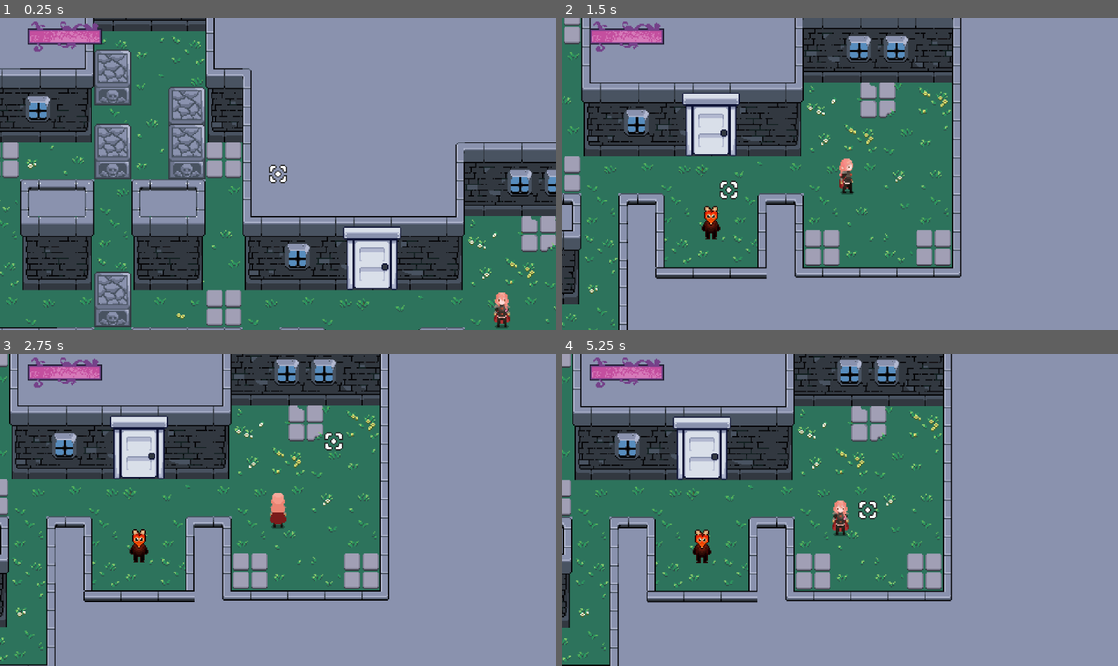
Above: before the commit, frames 1-4 (two rows, left to right).
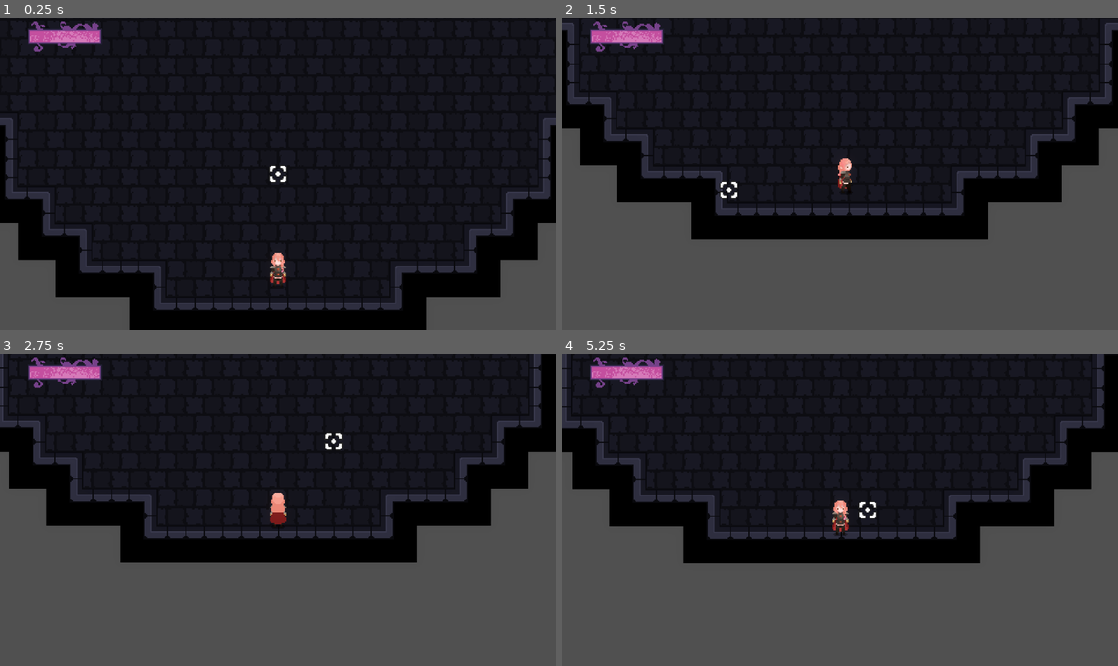
Above: after the commit, the same moments.

Repository: scorpion-bits/gamelab-sesc
Game: Godot game, scene res://core/game_root/game_root.tscn
The game is run twice, just before and just after one commit, with the same random seed, the same clock (stepped at 60 frames per second) and the same inputs. Sound files missing from this copy of the repository are replaced by a short silence.
Inputs (mouse positions are in pixels of both pictures, inside the frame that each line leads up to):
- Up to frame 1 (0.25 s): no input
- Up to frame 2 (1.5 s): move the mouse to (962, 158) at 0.52 s; tap A (A) at 0.6 s; tap D (D) at 0.8, 1.35 s; move the mouse to (728, 189) at 1.27 s
- Up to frame 3 (2.75 s): tap S (S) at 1.55, 2.1 s; move the mouse to (333, 441) at 2.02 s; tap W (W) at 2.3 s
- Up to frame 4 (5.25 s): move the mouse to (812, 572) at 2.77 s; tap W (W) at 2.85 s; tap A (A) at 3.05, 3.6 s; move the mouse to (1006, 556) at 3.52 s; tap D (D) at 3.8, 4.35 s; move the mouse to (673, 463) at 4.27 s; tap S (S) at 4.55, 5.1 s; move the mouse to (867, 510) at 5.02 s

The runs differ from the first frame. In frame 1, 95% of the frame differs, in the area x 0-100%, y 0-100%; in frame 2, 96%; in frame 3, 96%; in frame 4, 96%.

Commit message:
feat: adiciona rei e concerta bug de dialogos seguidos

Diff:
--- a/core/game_root/game_root.tscn
+++ b/core/game_root/game_root.tscn
@@ -1,6 +1,6 @@
 [gd_scene format=3 uid="uid://bd3xt2mys3fv5"]
 
-[ext_resource type="PackedScene" uid="uid://cro5vrjenoxx4" path="res://rooms/level_2/level_2.tscn" id="2_0kuhf"]
+[ext_resource type="PackedScene" uid="uid://c5f48oqjlrwgo" path="res://rooms/boss_room/boss_room.tscn" id="2_0kuhf"]
 [ext_resource type="PackedScene" uid="uid://xsymq41wpo55" path="res://entities/player/player.tscn" id="2_6m7vs"]
 [ext_resource type="PackedScene" uid="uid://cgg2a2k00vmvr" path="res://user_interface/dialogue_ui/dialogue_ui.tscn" id="3_0kuhf"]
 [ext_resource type="PackedScene" uid="uid://cg4pp4je64wwj" path="res://user_interface/player_health_ui/player_health_ui.tscn" id="4_6m7vs"]
@@ -13,7 +13,7 @@
 [node name="Player" parent="RoomContainer" unique_id=805189541 instance=ExtResource("2_6m7vs")]
 position = Vector2(107, -62)
 
-[node name="Level2" parent="RoomContainer" unique_id=119610155 instance=ExtResource("2_0kuhf")]
+[node name="BossRoom" parent="RoomContainer" unique_id=119610155 instance=ExtResource("2_0kuhf")]
 
 [node name="UserInterface" type="CanvasLayer" parent="." unique_id=1130781063]
 
--- /dev/null
+++ b/entities/enemy/king/king.tscn
@@ -0,0 +1,8 @@
+[gd_scene format=3 uid="uid://1a4egkoqv7qp"]
+
+[ext_resource type="Texture2D" uid="uid://b6yjfr3s34wau" path="res://entities/enemy/king/king_normal.png" id="1_r4k0e"]
+
+[node name="King" type="CharacterBody2D" unique_id=224371529 groups=["boss"]]
+
+[node name="Sprite2D" type="Sprite2D" parent="." unique_id=414763179]
+texture = ExtResource("1_r4k0e")
--- a/new_autoload_script.gd
+++ /dev/null
@@ -1,11 +0,0 @@
-extends "res://systems/camera_system/camera_system.gd"
-
-
-# Called when the node enters the scene tree for the first time.
-func _ready() -> void:
-	pass # Replace with function body.
-
-
-# Called every frame. 'delta' is the elapsed time since the previous frame.
-func _process(delta: float) -> void:
-	pass
--- a/project.godot
+++ b/project.godot
@@ -57,6 +57,7 @@
 room_container=""
 room=""
 boxes=""
+boss=""
 
 [input]
 
--- a/rooms/boss_room/boss_room.tscn
+++ b/rooms/boss_room/boss_room.tscn
@@ -4,6 +4,9 @@
 [ext_resource type="Texture2D" uid="uid://n13milrm348e" path="res://assets/tiles/autorais/dungeon.png" id="2_wcc8s"]
 [ext_resource type="PackedScene" uid="uid://ds6mat4bdgj6t" path="res://entities/torch/torch.tscn" id="3_yr5eq"]
 [ext_resource type="Script" uid="uid://eg3nsulmdloh" path="res://rooms/boss_room/room_event.gd" id="4_k675t"]
+[ext_resource type="PackedScene" uid="uid://1a4egkoqv7qp" path="res://entities/enemy/king/king.tscn" id="5_eqk62"]
+[ext_resource type="Script" uid="uid://dcw3wkslql7lx" path="res://components/dialogue_component/dialogue_component.gd" id="6_u3x5j"]
+[ext_resource type="Script" uid="uid://cqx633eegleoo" path="res://systems/dialogue_system/dialogue_data.gd" id="7_jt71r"]
 
 [sub_resource type="TileSetAtlasSource" id="TileSetAtlasSource_wcc8s"]
 texture = ExtResource("2_wcc8s")
@@ -76,7 +79,7 @@
 background_mode = 3
 glow_enabled = true
 glow_intensity = 0.7
-glow_bloom = 0.05
+glow_bloom = 0.1
 glow_blend_mode = 0
 glow_hdr_scale = 0.0
 fog_density = 0.3196
@@ -84,17 +87,36 @@
 [sub_resource type="RectangleShape2D" id="RectangleShape2D_k4pr2"]
 size = Vector2(748, 379)
 
-[node name="Room" unique_id=119610155 instance=ExtResource("1_cl1dg")]
+[sub_resource type="Resource" id="Resource_u3x5j"]
+script = ExtResource("7_jt71r")
+text = "[shake rate=20 level=5][b]MORRER![/b][/shake]"
+duration = 2.0
+metadata/_custom_type_script = "uid://cqx633eegleoo"
 
-[node name="CutsceneTriggerTimer" type="Timer" parent="." index="0" unique_id=762323206]
-wait_time = 0.2
-one_shot = true
-autostart = true
+[sub_resource type="Resource" id="Resource_k4pr2"]
+script = ExtResource("7_jt71r")
+text = "..."
+duration = 0.5
+metadata/_custom_type_script = "uid://cqx633eegleoo"
 
-[node name="SpawnPoint" parent="." index="1" unique_id=777194575]
+[sub_resource type="Resource" id="Resource_ti20a"]
+script = ExtResource("7_jt71r")
+text = "[shake rate=20 level=5]Aurora...[/shake]"
+duration = 1.5
+metadata/_custom_type_script = "uid://cqx633eegleoo"
+
+[sub_resource type="Resource" id="Resource_bfv4j"]
+script = ExtResource("7_jt71r")
+text = "[shake rate=20 level=5]Prepare-se para..[/shake]"
+duration = 1.0
+metadata/_custom_type_script = "uid://cqx633eegleoo"
+
+[node name="BossRoom" unique_id=119610155 instance=ExtResource("1_cl1dg")]
+
+[node name="SpawnPoint" parent="." index="0" unique_id=777194575]
 position = Vector2(0, 232)
 
-[node name="tiles" type="Node2D" parent="." index="2" unique_id=906937748]
+[node name="tiles" type="Node2D" parent="." index="1" unique_id=906937748]
 z_index = -5
 
 [node name="Wall" type="TileMapLayer" parent="tiles" index="0" unique_id=1229766711]
@@ -105,27 +127,52 @@
 tile_map_data = PackedByteArray("AAD/////AAADAAAAAAD//wAAAAADAAAAAAAAAAAAAAADAAAAAAAAAP//AAADAAAAAAD///7/AAADAAAAAAAAAP …(3248 unchanged characters)…
 tile_set = SubResource("TileSet_k4pr2")
 
-[node name="Torch" parent="." index="3" unique_id=1798555761 instance=ExtResource("3_yr5eq")]
+[node name="Torch" parent="." index="2" unique_id=1798555761 instance=ExtResource("3_yr5eq")]
 position = Vector2(0, -301)
 
-[node name="WorldEnvironment" type="WorldEnvironment" parent="." index="4" unique_id=882803349]
+[node name="WorldEnvironment" type="WorldEnvironment" parent="." index="3" unique_id=882803349]
 environment = SubResource("Environment_k4pr2")
 
-[node name="Torch3" parent="." index="5" unique_id=1605210147 instance=ExtResource("3_yr5eq")]
+[node name="Torch3" parent="." index="4" unique_id=1605210147 instance=ExtResource("3_yr5eq")]
 position = Vector2(72, -301)
 
-[node name="Torch2" parent="." index="6" unique_id=921302844 instance=ExtResource("3_yr5eq")]
+[node name="Torch2" parent="." index="5" unique_id=921302844 instance=ExtResource("3_yr5eq")]
 position = Vector2(-76, -301)
 
-[node name="CutsceneTriggerArea" type="Area2D" parent="." index="7" unique_id=319350384]
+[node name="CutsceneTriggerArea" type="Area2D" parent="." index="6" unique_id=319350384]
 
 [node name="CollisionShape2D" type="CollisionShape2D" parent="CutsceneTriggerArea" index="0" unique_id=1696070514]
 position = Vector2(0, -88.5)
 shape = SubResource("RectangleShape2D_k4pr2")
 debug_color = Color(0, 0.6, 0.69803923, 0)
 
+[node name="King" parent="." index="7" unique_id=224371529 instance=ExtResource("5_eqk62")]
+position = Vector2(0, -170)
+
 [node name="RoomEvent" type="Node" parent="." index="8" unique_id=32601687]
 script = ExtResource("4_k675t")
 
+[node name="Dialogue2" type="Node" parent="." index="9" unique_id=683664234]
+script = ExtResource("6_u3x5j")
+dialogues = Array[ExtResource("7_jt71r")]([SubResource("Resource_u3x5j")])
+metadata/_custom_type_script = "uid://dcw3wkslql7lx"
+
+[node name="Dialogue1" type="Node" parent="." index="10" unique_id=1073345019]
+script = ExtResource("6_u3x5j")
+dialogues = Array[ExtResource("7_jt71r")]([SubResource("Resource_k4pr2"), SubResource("Resource_ti20a"), SubResource("Resource_bfv4j")])
+metadata/_custom_type_script = "uid://dcw3wkslql7lx"
+
+[node name="CutsceneTriggerTimer" type="Timer" parent="." index="11" unique_id=762323206]
+wait_time = 0.2
+one_shot = true
+autostart = true
+
+[node name="DialogueStartTimer" type="Timer" parent="." index="12" unique_id=699436110]
+wait_time = 0.7
+one_shot = true
+
+[connection signal="body_entered" from="CutsceneTriggerArea" to="RoomEvent" method="_on_cutscene_trigger_area_body_entered"]
+[connection signal="dialogue_finished" from="Dialogue2" to="RoomEvent" method="_on_dialogue_2_dialogue_finished"]
+[connection signal="dialogue_finished" from="Dialogue1" to="RoomEvent" method="_on_dialogue_1_dialogue_finished"]
 [connection signal="timeout" from="CutsceneTriggerTimer" to="RoomEvent" method="_on_cutscene_trigger_timer_timeout"]
-[connection signal="body_entered" from="CutsceneTriggerArea" to="RoomEvent" method="_on_cutscene_trigger_area_body_entered"]
+[connection signal="timeout" from="DialogueStartTimer" to="RoomEvent" method="_on_dialogue_start_timer_timeout"]
--- a/rooms/boss_room/room_event.gd
+++ b/rooms/boss_room/room_event.gd
@@ -2,13 +2,34 @@
 
 var cutscene_triggered : bool = false
 var timer_out : bool = false
+@onready var dialogue_2: DialogueComponent = $"../Dialogue2"
+@onready var dialogue_1: DialogueComponent = $"../Dialogue1"
+@onready var dialogue_start_timer: Timer = $"../DialogueStartTimer"
+
 
 func _on_cutscene_trigger_area_body_entered(body: Node2D) -> void:
 	if !cutscene_triggered and body is Player and timer_out:
 		cutscene_triggered = true
 		get_tree().get_first_node_in_group("player").can_move = false
+		CameraSystem.smoothing = 2
+		CameraSystem.target = get_tree().get_first_node_in_group("boss")
+		dialogue_start_timer.start()
 
 
 func _on_cutscene_trigger_timer_timeout() -> void:
 	timer_out = true
 	print("timer acabous")
+
+
+func _on_dialogue_start_timer_timeout() -> void:
+	dialogue_1.start_dialogue()
+
+
+func _on_dialogue_1_dialogue_finished() -> void:
+	dialogue_2.start_dialogue()
+
+func _on_dialogue_2_dialogue_finished() -> void:
+	var player = get_tree().get_first_node_in_group("player")
+	CameraSystem.smoothing = 4
+	CameraSystem.target = player
+	player.can_move = true
--- a/systems/dialogue_system/dialogue_system.gd
+++ b/systems/dialogue_system/dialogue_system.gd
@@ -19,6 +19,7 @@
 
 func start_dialogue(dialogues : Array[DialogueData]):
 	EventSystem.dialogue_started.emit()
+	ui.show()
 	dialogue_count = -1
 	current_dialogues = dialogues
 	_next_dialogue()
@@ -30,6 +31,7 @@
 		dialogue_count += 1
 		ui.play_dialogue(current_dialogues[dialogue_count])
 	else:
+		ui.hide()
 		EventSystem.dialogue_finished.emit()
 
 func _on_dialogue_started():
--- a/user_interface/dialogue_ui/dialogue_ui.gd
+++ b/user_interface/dialogue_ui/dialogue_ui.gd
@@ -38,7 +38,9 @@
 		tween.kill()
 
 func _on_dialogue_started():
-	show()
+	#show()
+	pass
 
 func _on_dialogue_finished():
-	hide()
+	#hide()
+	pass
Binary file added: entities/enemy/king/king_defeated.png
Not shown, added: entities/enemy/king/king_defeated.png.import
Binary file added: entities/enemy/king/king_hand.png
Not shown, added: entities/enemy/king/king_hand.png.import
Binary file added: entities/enemy/king/king_normal.png
Not shown, added: entities/enemy/king/king_normal.png.import
Binary file added: entities/enemy/king/king_on_knee.png
Not shown, added: entities/enemy/king/king_on_knee.png.import
Not shown, removed: new_autoload_script.gd.uid
